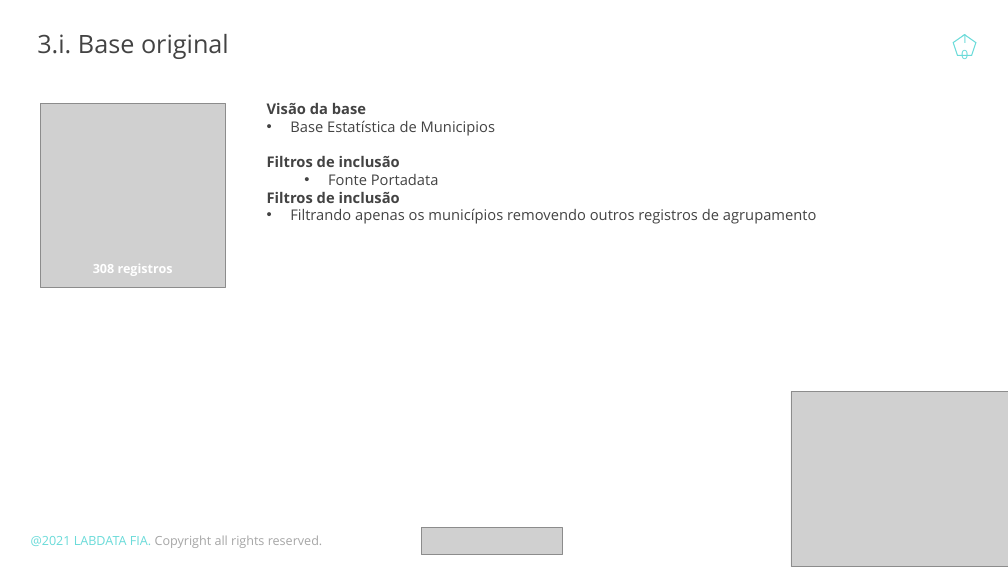
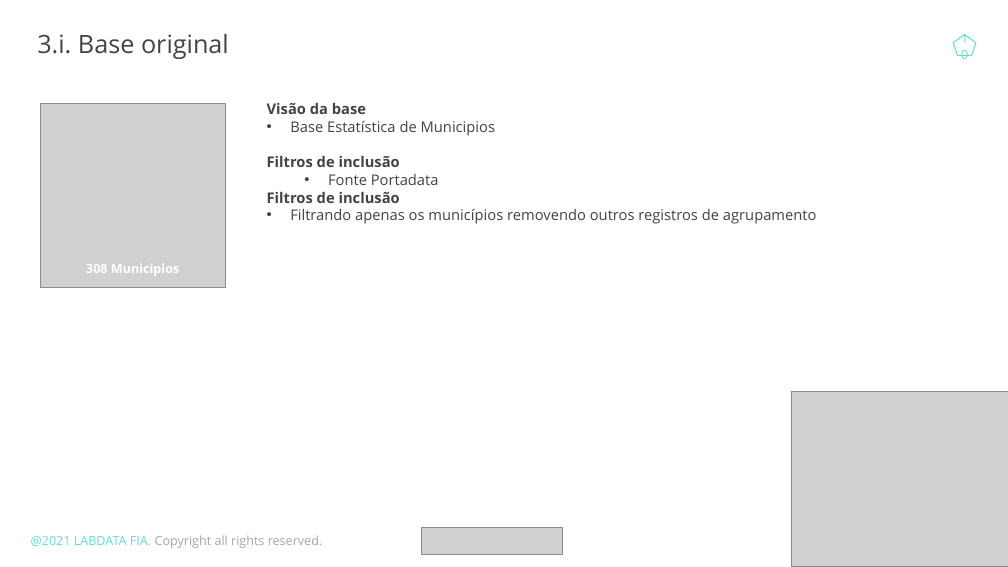
Before and after one commit to johnosd/MPAlugueisLisboa, a slide deck: slide 10 of Docs/TCC John Costa.pptx. Drawn at 1008x567 pixels with LibreOffice and Linux fonts; fonts in the diff are those of the drawing; grey boxes stand for pictures. Boxes give left, top, right and bottom in pixels: in the first picture for what was removed or moved away, otherwise in the second. Text is boxed around its words. In the diff, an @@ line names an element or a change of style, - is before the commit and + after.

```diff
--- a/Docs/TCC John Costa.pptx
+++ b/Docs/TCC John Costa.pptx
@@ text at (x1=86, y1=264, x2=179, y2=276): text changed @@
-308 registros
+308 Municipios
```
Also in this commit, not shown: 1 other slide changed, 3 slides added, 2 slides removed, 20 other files.
